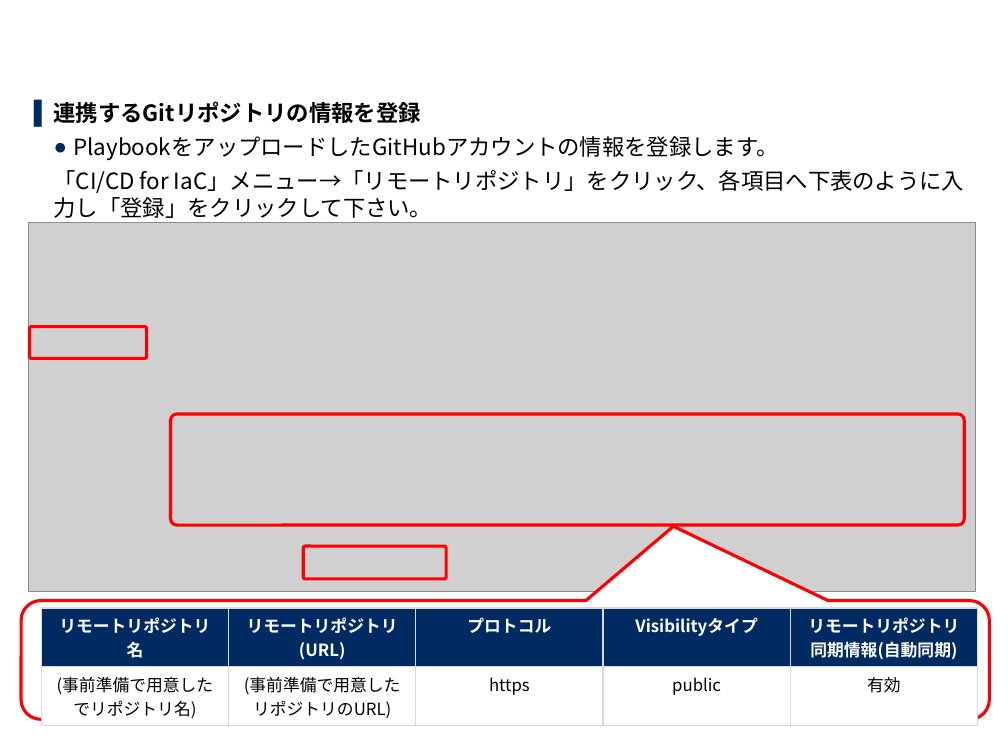
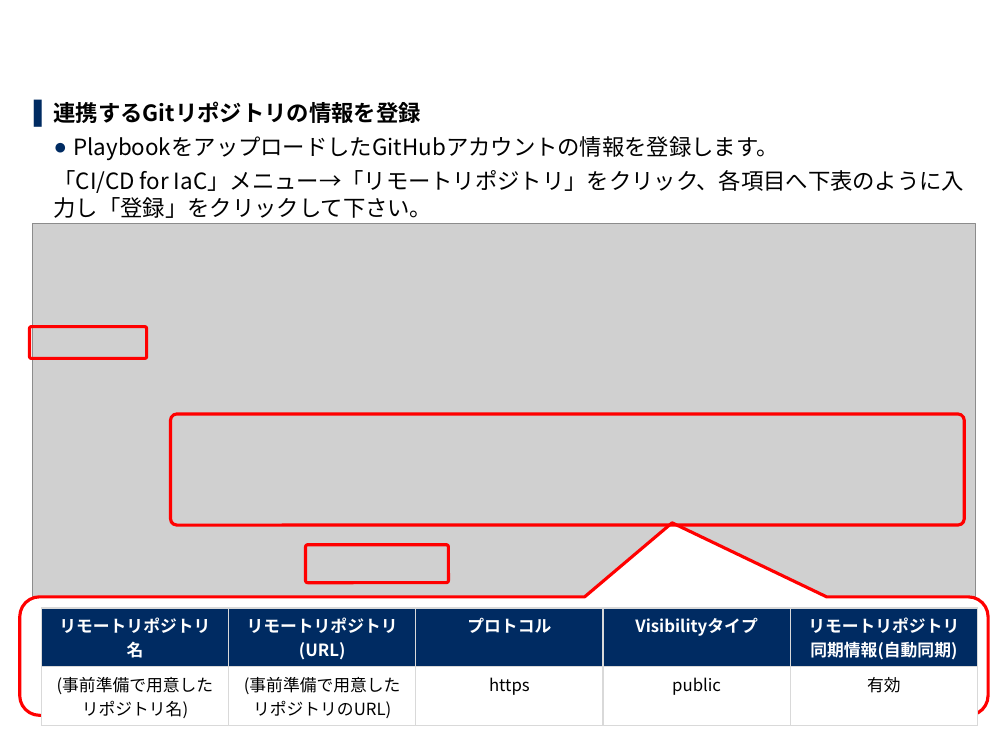
Before and after one commit to exastro-suite/it-automation-docs, a slide deck: slide 11 of asset/Learn_ja/ITA-CICD_for_IaC_practice_ja.pptx. Drawn at 1008x756 pixels with LibreOffice and Linux fonts; fonts in the diff are those of the drawing; grey boxes stand for pictures; background and template pictures are left out. Boxes give left, top, right and bottom in pixels: in the first picture for what was removed or moved away, otherwise in the second. Text is boxed around its words. In the diff, an @@ line names an element or a change of style, - is before the commit and + after.

```diff
--- a/asset/Learn_ja/ITA-CICD_for_IaC_practice_ja.pptx
+++ b/asset/Learn_ja/ITA-CICD_for_IaC_practice_ja.pptx
@@ picture: place and size @@
-picture at [28,223,976,592]
+picture at [32,224,975,597]
@@ rounded speech box: place and size @@
-rounded speech box at [21,601,990,720]
+rounded speech box at [20,597,989,716]
@@ table at [41,608,979,722] @@
-row 2, column 1: (事前準備で用意したでリポジトリ名)
+row 2, column 1: (事前準備で用意したリポジトリ名)
```
Also in this commit, not shown: 2 other slides changed, 1 other file.
